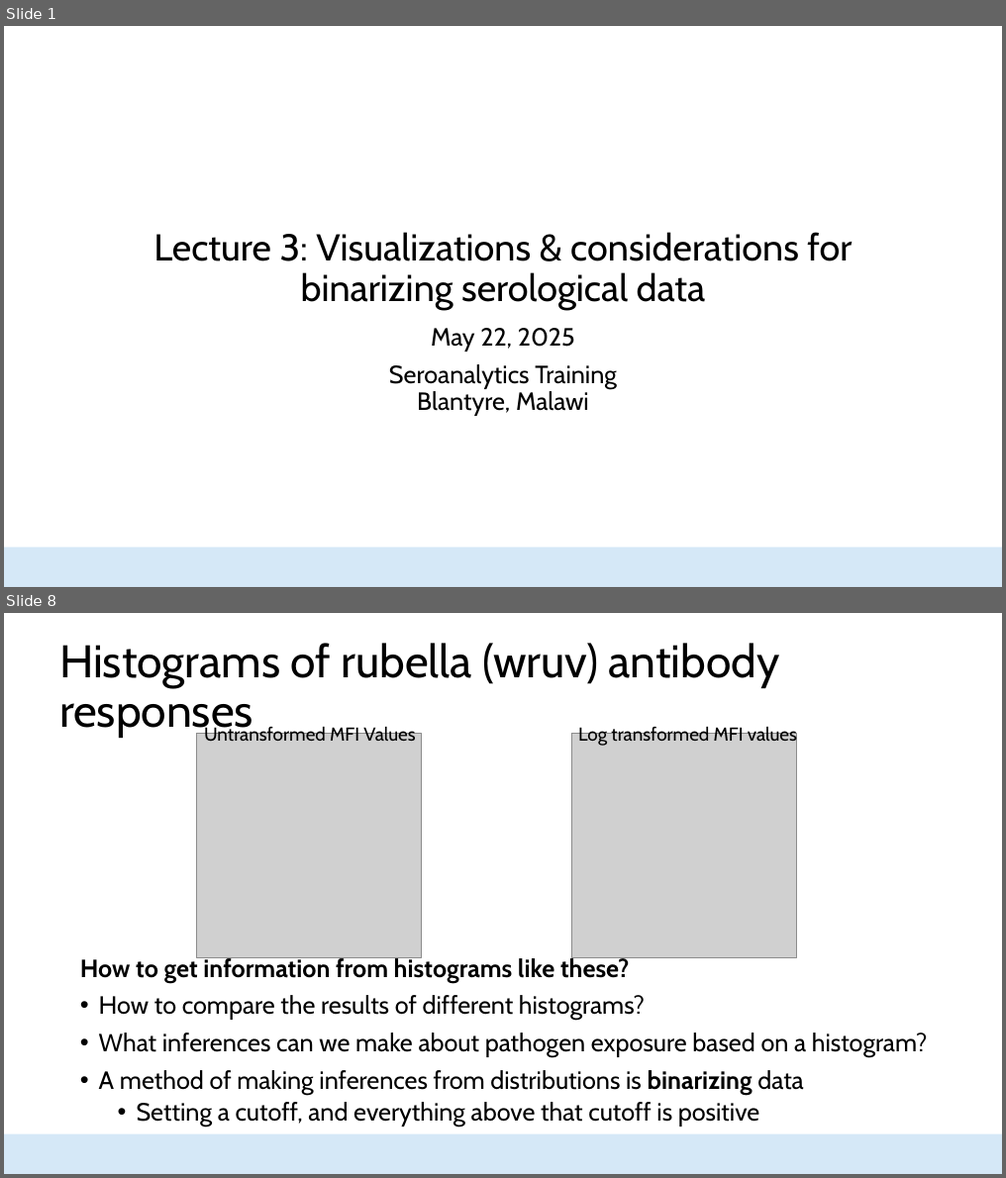
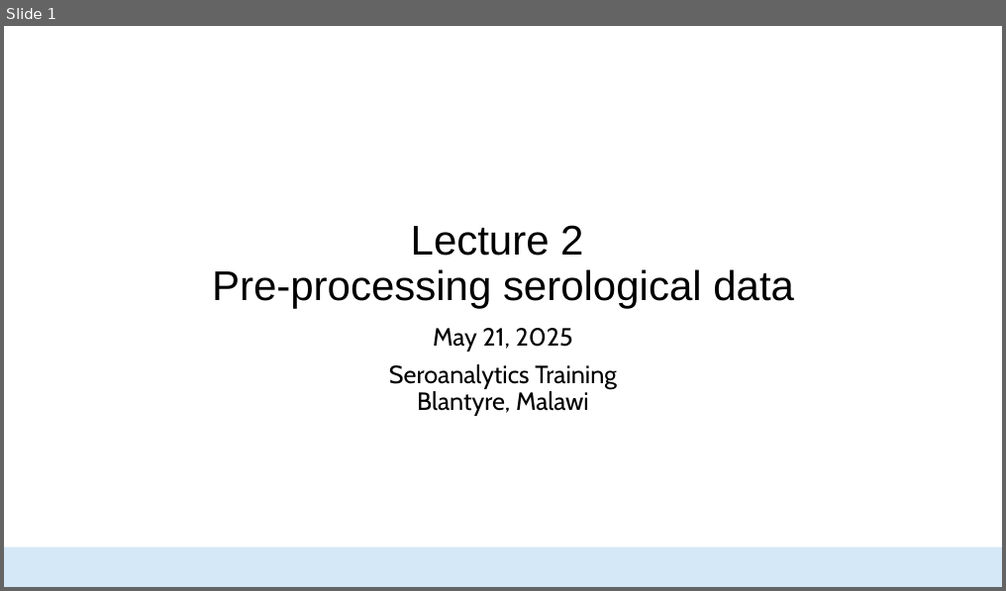
Before and after one commit to HopkinsIDD/seroanalytics_workshop, a slide deck: Lecture 3/Lecture 3.pptx. Shown one above the other, each under a label of ours: slides 1 and 8 before the commit, slide 1 after it; the slides between them are not shown. The pictures are 1006x1178 and 1006x591 pixels, drawn with LibreOffice and Linux fonts; fonts in the diff are those of the drawing; grey boxes stand for pictures; background and template pictures are left out. Boxes give left, top, right and bottom in pixels: in the first picture for what was removed or moved away, otherwise in the second. Text is boxed around its words. In the diff, an @@ line names an element or a change of style, - is before the commit and + after.

```diff
--- a/Lecture 3/Lecture 3.pptx
+++ b/Lecture 3/Lecture 3.pptx
@@ slide 8 removed at <box>4,613,1002,1174</box>, background #FFFFFF; not listed: 1 template element that a slide beside it also shows @@
@@ title removed at <box>59,643,780,737</box> @@
-Histograms of rubella (wruv) antibody responses
@@ text removed at <box>204,725,797,746</box> @@
-Untransformed MFI Values Log transformed MFI values
@@ picture removed at <box>197,734,423,959</box> @@
@@ picture removed at <box>571,734,797,959</box> @@
@@ text removed at <box>80,957,928,1128</box> @@
-How to get information from histograms like these?
-• How to compare the results of different histograms?
-• What inferences can we make about pathogen exposure based on a histogram?
-• A method of making inferences from distributions is binarizing data
-  • Setting a cutoff, and everything above that cutoff is positive
@@ slide 1 changed as well @@
@@ title at <box>212,225,794,308</box>: text changed; size 36 to 40 pt; font Cabin to Arial @@
-Lecture 3: Visualizations & considerations for binarizing serological data
+Lecture 2
+Pre-processing serological data
@@ subtitle at <box>433,328,573,352</box>: text changed @@
-May 22, 2025
+May 21, 2025
```
Also in this commit, not shown: 27 slides added, 28 other slides removed, 16 other files.
